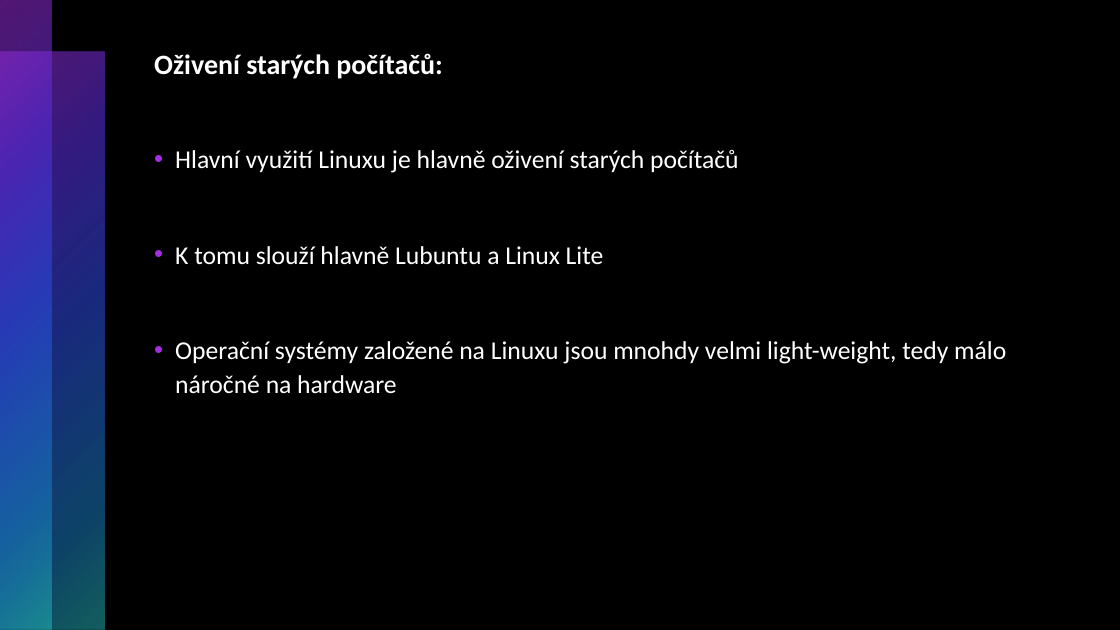
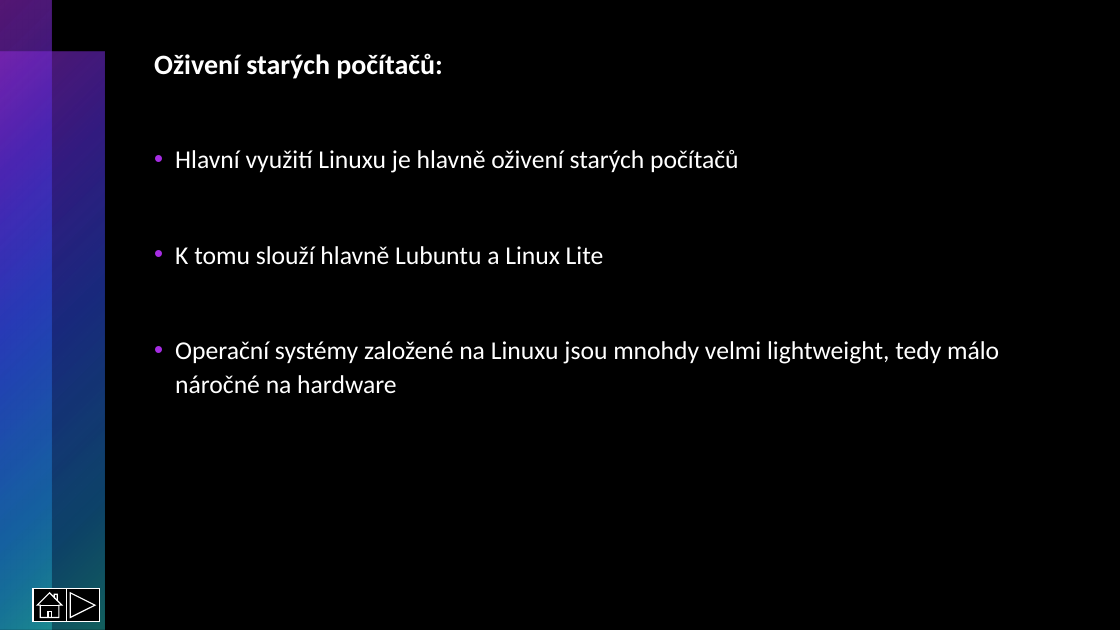
Before and after one commit to RadRoz12/Linux, a slide deck: slide 10 of Linux.pptx (slide 8 before the commit). Drawn at 1120x630 pixels with LibreOffice and Linux fonts; fonts in the diff are those of the drawing. Boxes give left, top, right and bottom in pixels: in the first picture for what was removed or moved away, otherwise in the second. Text is boxed around its words. In the diff, an @@ line names an element or a change of style, - is before the commit and + after.

```diff
--- a/Linux.pptx
+++ b/Linux.pptx
@@ text at [175,341,999,394]: text changed @@
-• Operační systémy založené na Linuxu jsou mnohdy velmi light-weight, tedy málo náročné na hardware
+• Operační systémy založené na Linuxu jsou mnohdy velmi lightweight, tedy málo náročné na hardware
@@ action button home added at [33,589,66,622], fill #000000, outline #FFFFFF 1 pt @@
@@ action button forward next added at [66,589,99,622], fill #000000, outline #FFFFFF 1 pt @@
```
Also in this commit, not shown: 11 other slides changed, 3 slides added.
